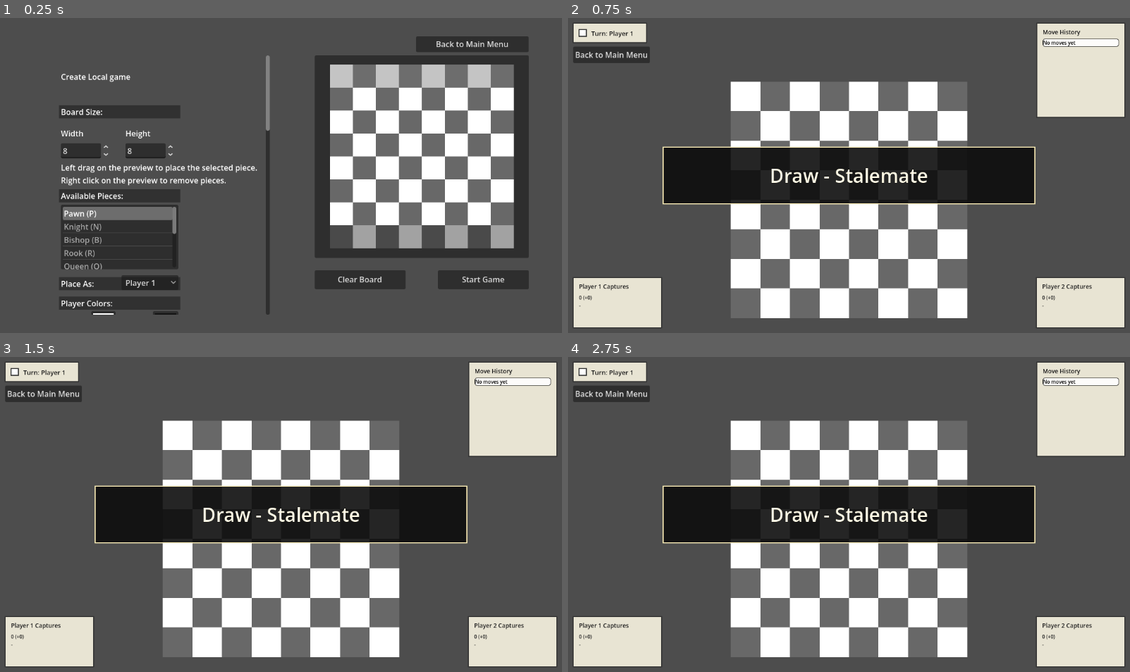
Above: before the commit, frames 1-4 (two rows, left to right).
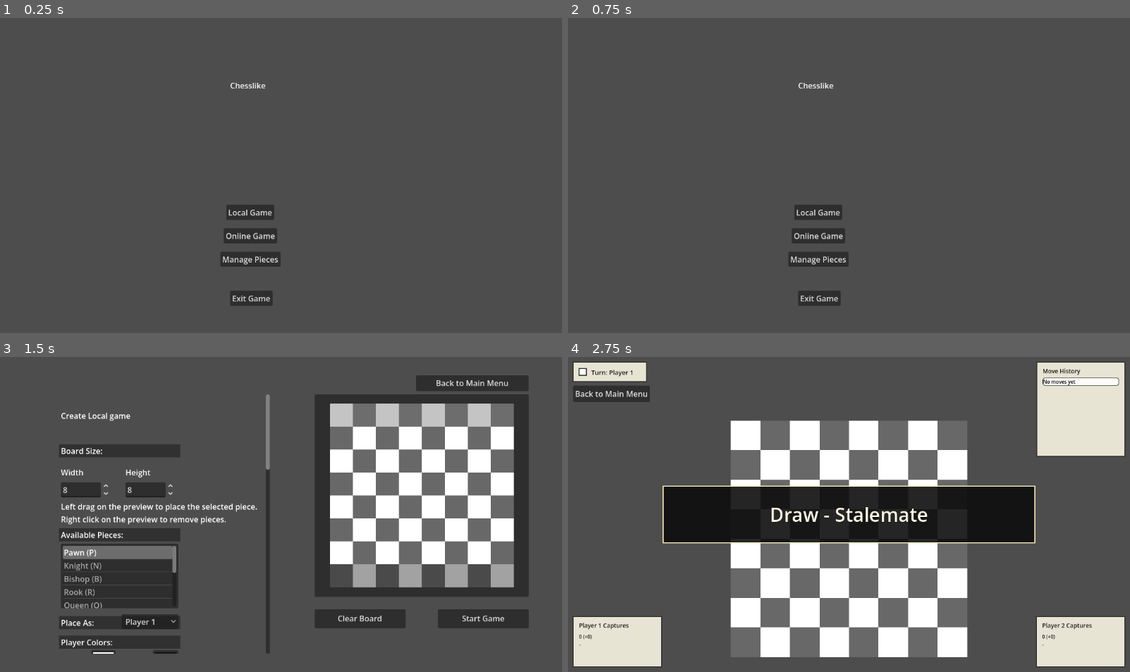
Above: after the commit, the same moments.

Repository: LeoHolman/chesslike
Game: Godot game, scene res://Scenes/MainMenu.tscn
The game is run twice, just before and just after one commit, with the same random seed, the same clock (stepped at 60 frames per second) and the same inputs. Before the commit the project starts from res://Scenes/LocalGameMenu.tscn.
Inputs (mouse positions are in pixels of both pictures, inside the frame that each line leads up to):
- Up to frame 1 (0.25 s): no input
- Up to frame 2 (0.75 s): click (1051, 279) at 0.5 s, where only the run before the commit has a clickable "Start Game"
- Up to frame 3 (1.5 s): click (252, 552) at 1.25 s, where only the run after the commit has a clickable "Local Game"
- Up to frame 4 (2.75 s): click (1051, 618) at 2 s, where only the run after the commit has a clickable "Start Game"

The runs differ from the first frame. In frame 1, 37% of the frame differs, in the area x 10-95%, y 5-95%; in frame 2, 47%; in frame 3, 63%, in the area x 0-100%, y 1-99%; in frame 4, nothing differs.

Commit message:
make main menu main scene

Diff:
--- a/project.godot
+++ b/project.godot
@@ -11,7 +11,7 @@
 [application]
 
 config/name="chesslike"
-run/main_scene="uid://q8kgq2luhui0"
+run/main_scene="uid://b6r2druaep4mt"
 config/features=PackedStringArray("4.6", "GL Compatibility")
 config/icon="res://icon.svg"
 
